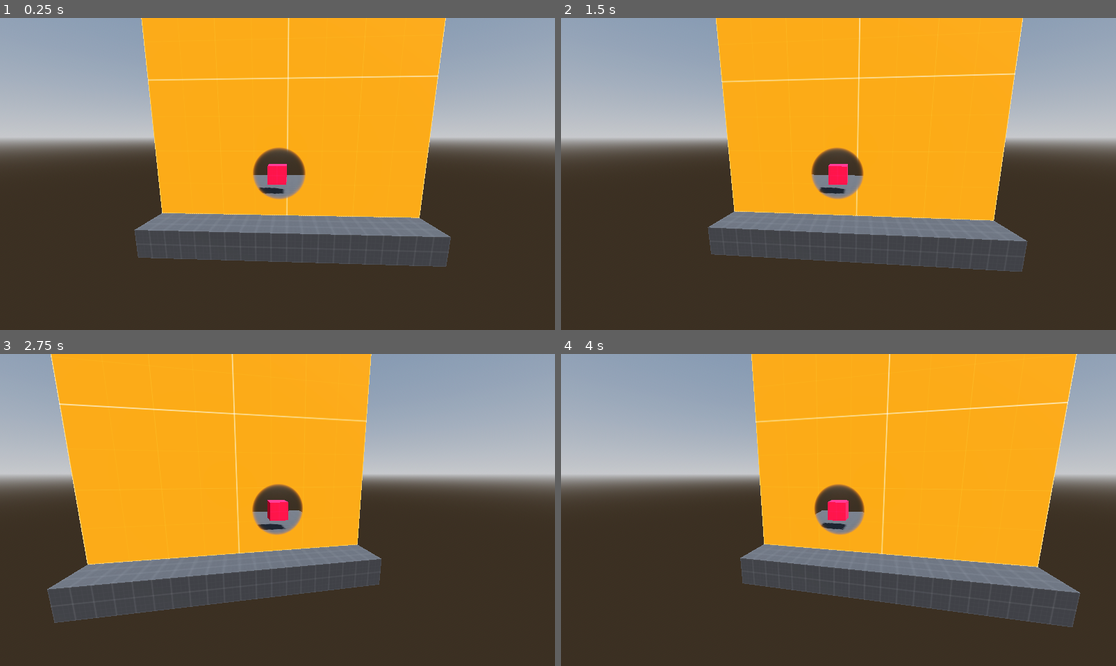
Above: before the commit, frames 1-4 (two rows, left to right).
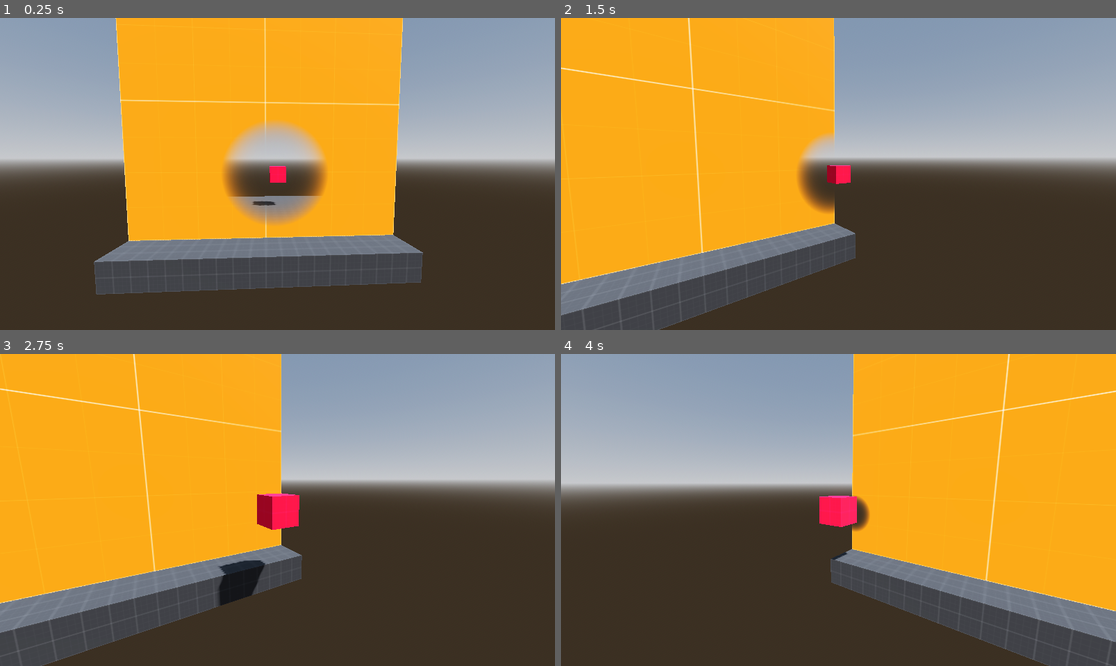
Above: after the commit, the same moments.

Repository: MimoTooThanks/susan
Game: Godot game, scene res://world.tscn
Two runs of this game, one before a commit and one after it. Both use one fixed random seed, a clock stepped at 60 frames per second and the inputs below.
Inputs:
- Up to frame 1 (0.25 s): no input
- Up to frame 2 (1.5 s): no input
- Up to frame 3 (2.75 s): no input
- Up to frame 4 (4 s): no input

The runs differ from the first frame. In frame 1, 31% of the frame differs, in the area x 0-100%, y 0-89%; in frame 2, 62%, in the area x 0-100%, y 0-100%; in frame 3, 32%; in frame 4, 33%.

Commit message:
poo

Diff:
--- a/world.gd
+++ b/world.gd
@@ -1,14 +1,21 @@
 extends Node3D
 
+var im_a_noob := true
 
 func _unhandled_input(event):
-  if event.is_action("ui_cancel"):
-    get_tree().quit()
-
+	if event.is_action("ui_cancel"):
+		get_tree().quit()
 
 func _process(delta):
-  $Box.position = Vector3(0, 1, sin(Time.get_ticks_msec()/500.0)*2.5)
-  $Camera.look_at($Box.position, Vector3.UP)
+	$Box.position = Vector3(2+cos(Time.get_ticks_msec()/1000.0)*4, 2, sin(Time.get_ticks_msec()/1000.0)*7)
+	$Camera.look_at($Box.position, Vector3.UP)
 
-  if ($Camera/Ray.is_colliding()):
-    RenderingServer.global_shader_parameter_set('fader_position', $Camera/Ray.get_collision_point())
+	if ($Camera/Ray.is_colliding()):
+		RenderingServer.global_shader_parameter_set('fader_position', $Camera/Ray.get_collision_point())
+		if(im_a_noob):
+			im_a_noob = false
+			$Wall/Show.play("show")
+	else:
+		if(!im_a_noob):
+			im_a_noob = true
+			$Wall/Show.play_backwards("show")
--- a/world.tres
+++ b/world.tres
@@ -124,7 +124,7 @@
 
 }
 "
-graph_offset = Vector2(-340.451, -93.3671)
+graph_offset = Vector2(-1213, 515.141)
 nodes/fragment/0/position = Vector2(1160, 120)
 nodes/fragment/2/node = SubResource("VisualShaderNodeTexture_8cdxo")
 nodes/fragment/2/position = Vector2(-900, -340)
@@ -158,4 +158,4 @@
 nodes/fragment/18/position = Vector2(-1440, 760)
 nodes/fragment/19/node = SubResource("VisualShaderNodeComment_5oomg")
 nodes/fragment/19/position = Vector2(53.1518, 291.276)
-nodes/fragment/connections = PackedInt32Array(3, 0, 5, 0, 2, 0, 0, 0, 5, 0, 6, 0, 6, 0, 7, 0, 9, 0, 11, 1, 10, 0, 11, 0, 11, 0, 5, 1, 7, 0, 12, 0, 12, 0, 0, 1, 13, 0, 6, 1, 14, 0, 12, 1, 15, 0, 2, 2)
+nodes/fragment/connections = PackedInt32Array(3, 0, 5, 0, 2, 0, 0, 0, 5, 0, 6, 0, 6, 0, 7, 0, 9, 0, 11, 1, 10, 0, 11, 0, 11, 0, 5, 1, 13, 0, 6, 1, 14, 0, 12, 1, 15, 0, 2, 2, 7, 0, 12, 0, 12, 0, 0, 1)
--- a/world.tscn
+++ b/world.tscn
@@ -27,9 +27,45 @@
 [sub_resource type="ShaderMaterial" id="ShaderMaterial_2p48m"]
 render_priority = 0
 shader = ExtResource("3_a7gwb")
-shader_parameter/fader_size = 1.0
-shader_parameter/fader_sharpness = 20.0
+shader_parameter/fader_size = 5.0
+shader_parameter/fader_sharpness = 5.0
 shader_parameter/Albedo = ExtResource("4_vvhti")
+
+[sub_resource type="Animation" id="Animation_gfd6e"]
+tracks/0/type = "value"
+tracks/0/imported = false
+tracks/0/enabled = true
+tracks/0/path = NodePath(".:material:shader_parameter/fader_size")
+tracks/0/interp = 1
+tracks/0/loop_wrap = true
+tracks/0/keys = {
+"times": PackedFloat32Array(0, 1),
+"transitions": PackedFloat32Array(1, 1),
+"update": 0,
+"values": [5.0, 0.0]
+}
+
+[sub_resource type="Animation" id="Animation_ljcib"]
+resource_name = "show"
+length = 0.2
+tracks/0/type = "value"
+tracks/0/imported = false
+tracks/0/enabled = true
+tracks/0/path = NodePath(".:material:shader_parameter/fader_size")
+tracks/0/interp = 1
+tracks/0/loop_wrap = true
+tracks/0/keys = {
+"times": PackedFloat32Array(0, 0.2),
+"transitions": PackedFloat32Array(1, 1),
+"update": 0,
+"values": [0.0, 2.0]
+}
+
+[sub_resource type="AnimationLibrary" id="AnimationLibrary_2gwlb"]
+_data = {
+"RESET": SubResource("Animation_gfd6e"),
+"show": SubResource("Animation_ljcib")
+}
 
 [sub_resource type="StandardMaterial3D" id="StandardMaterial3D_tisjd"]
 albedo_texture = ExtResource("3_3rm88")
@@ -59,12 +95,18 @@
 size = Vector3(0.5, 10, 10)
 material = SubResource("ShaderMaterial_2p48m")
 
+[node name="Show" type="AnimationPlayer" parent="Wall"]
+libraries = {
+"": SubResource("AnimationLibrary_2gwlb")
+}
+
 [node name="Box" type="MeshInstance3D" parent="."]
-transform = Transform3D(1, 0, 0, 0, 1, 0, 0, 0, 1, 1, 1, 0)
+transform = Transform3D(1, 0, 0, 0, 1, 0, 0, 0, 1, 0, 1, 0)
 mesh = SubResource("BoxMesh_rw2wy")
 
 [node name="Camera" type="Camera3D" parent="."]
 transform = Transform3D(-4.37114e-08, 3.48787e-16, 1, 3.48787e-16, 1, -3.48787e-16, -1, 3.48787e-16, -4.37114e-08, 11, 3, -4.80825e-07)
 
 [node name="Ray" type="RayCast3D" parent="Camera"]
-target_position = Vector3(2.08165e-12, 2.08165e-12, -10)
+target_position = Vector3(0, 0, -100)
+collide_with_areas = true
Not shown: 1 places in world.tscn that only renumber resources
